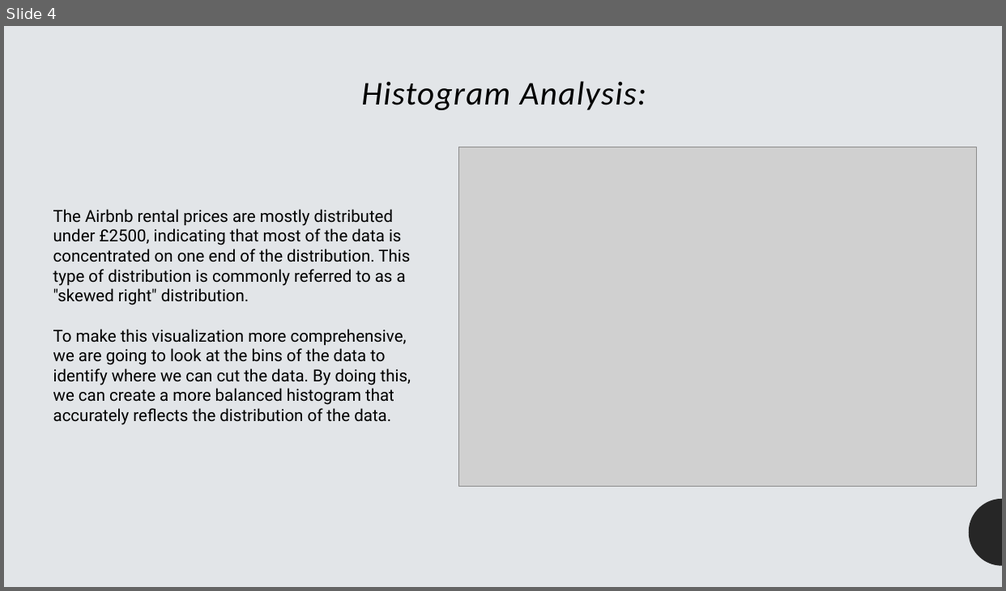
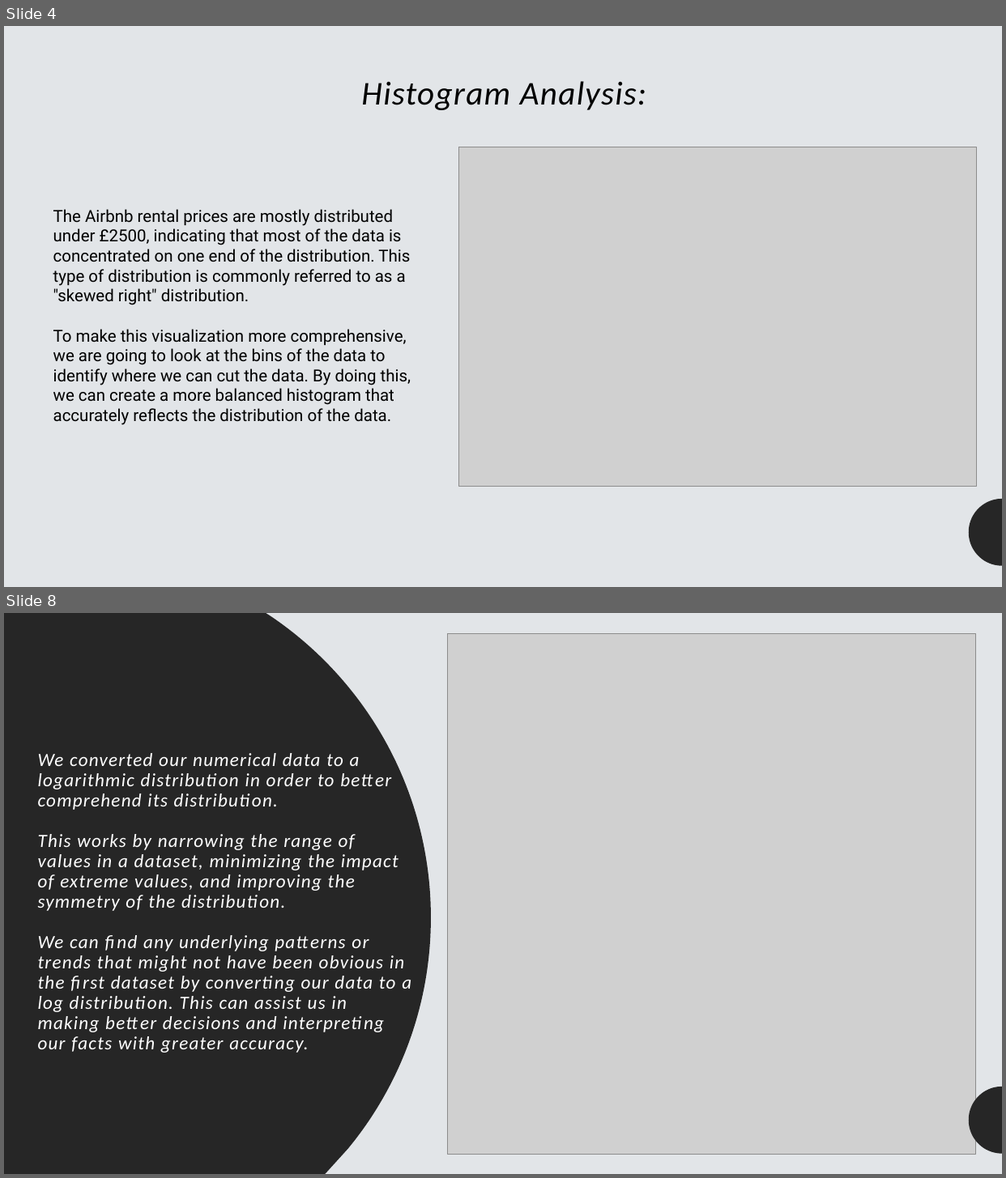
Before and after one commit to akhatamibellevue/DSC530_final_project, a slide deck: Airbnb prices analysis powerpoint.pptx. Shown one above the other, each under a label of ours: slide 4 before the commit, slides 4 and 8 after it; the slides between them are not shown. The pictures are 1006x591 and 1006x1178 pixels, drawn with LibreOffice and Linux fonts; fonts in the diff are those of the drawing; grey boxes stand for pictures. Boxes give left, top, right and bottom in pixels: in the first picture for what was removed or moved away, otherwise in the second. Text is boxed around its words. In the diff, an @@ line names an element or a change of style, - is before the commit and + after.

```diff
--- a/Airbnb prices analysis powerpoint.pptx
+++ b/Airbnb prices analysis powerpoint.pptx
@@ slide 8 added at [4, 613, 1002, 1174], background #E2E5E8; not listed: 1 template element that a slide beside it also shows @@
@@ rectangle added at [4, 613, 1002, 1174], fill #E2E5E8 @@
@@ freeform shape added at [4, 613, 431, 1174], fill #262626 @@
@@ picture added at [447, 633, 976, 1154] @@
@@ line added from (66, 717) to (66, 1174), #3D2229 1.5 pt @@
@@ title added at [38, 753, 411, 1053], 18 pt, text #FFFFFF, italic @@
+We converted our numerical data to a logarithmic distribution in order to better comprehend its distribution.
+This works by narrowing the range of values in a dataset, minimizing the impact of extreme values, and improving the symmetry of the distribution.
+We can find any underlying patterns or trends that might not have been obvious in the first dataset by converting our data to a log distribution. This can assist us in making better decisions and interpreting our facts with greater accuracy.
@@ freeform shape added at [969, 1086, 1002, 1153], fill #262626 @@
@@ freeform shape added at [969, 1087, 1002, 1154], fill #262626 @@
```
Also in this commit, not shown: 3 slides changed, 12 other slides added, 1 other file.
